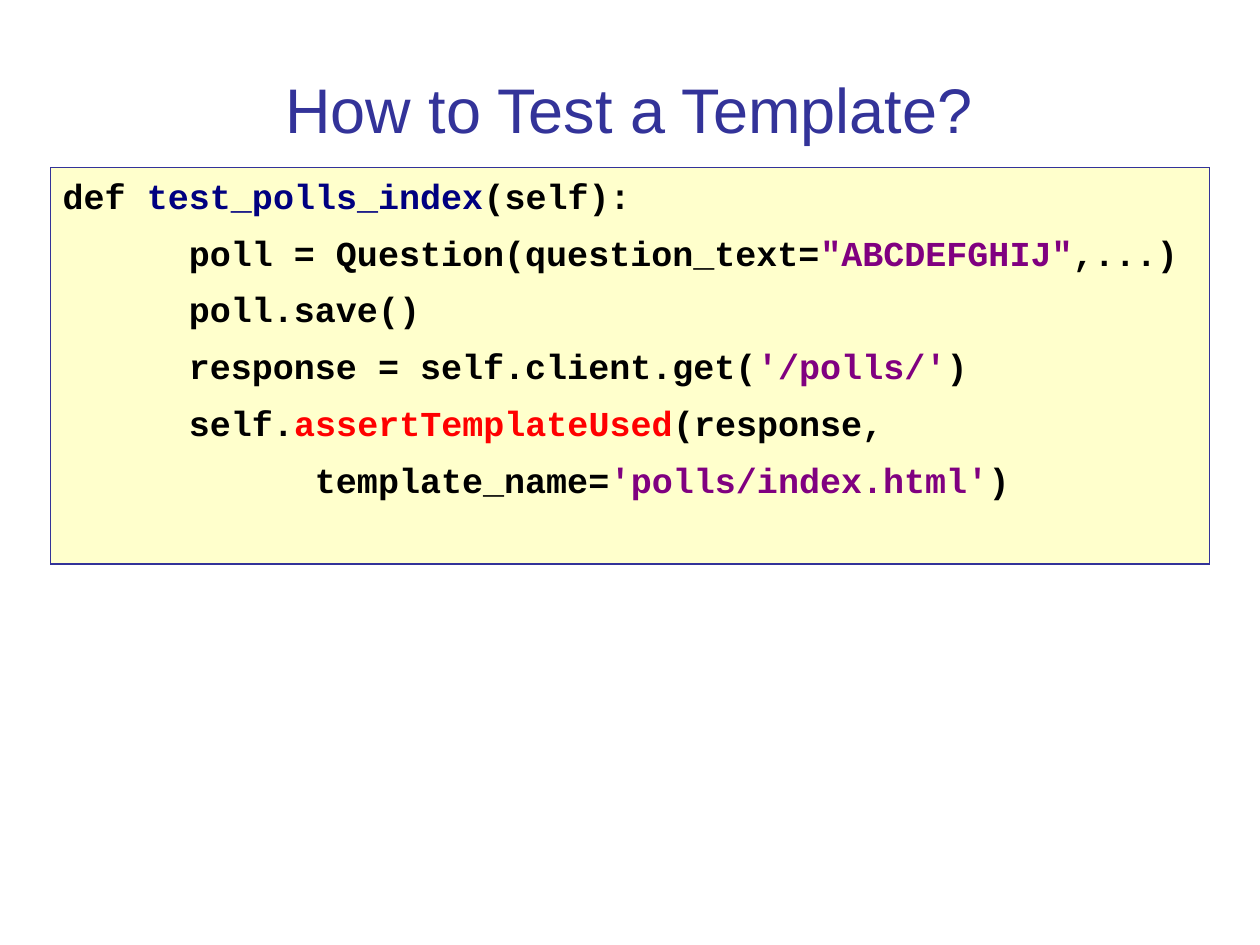
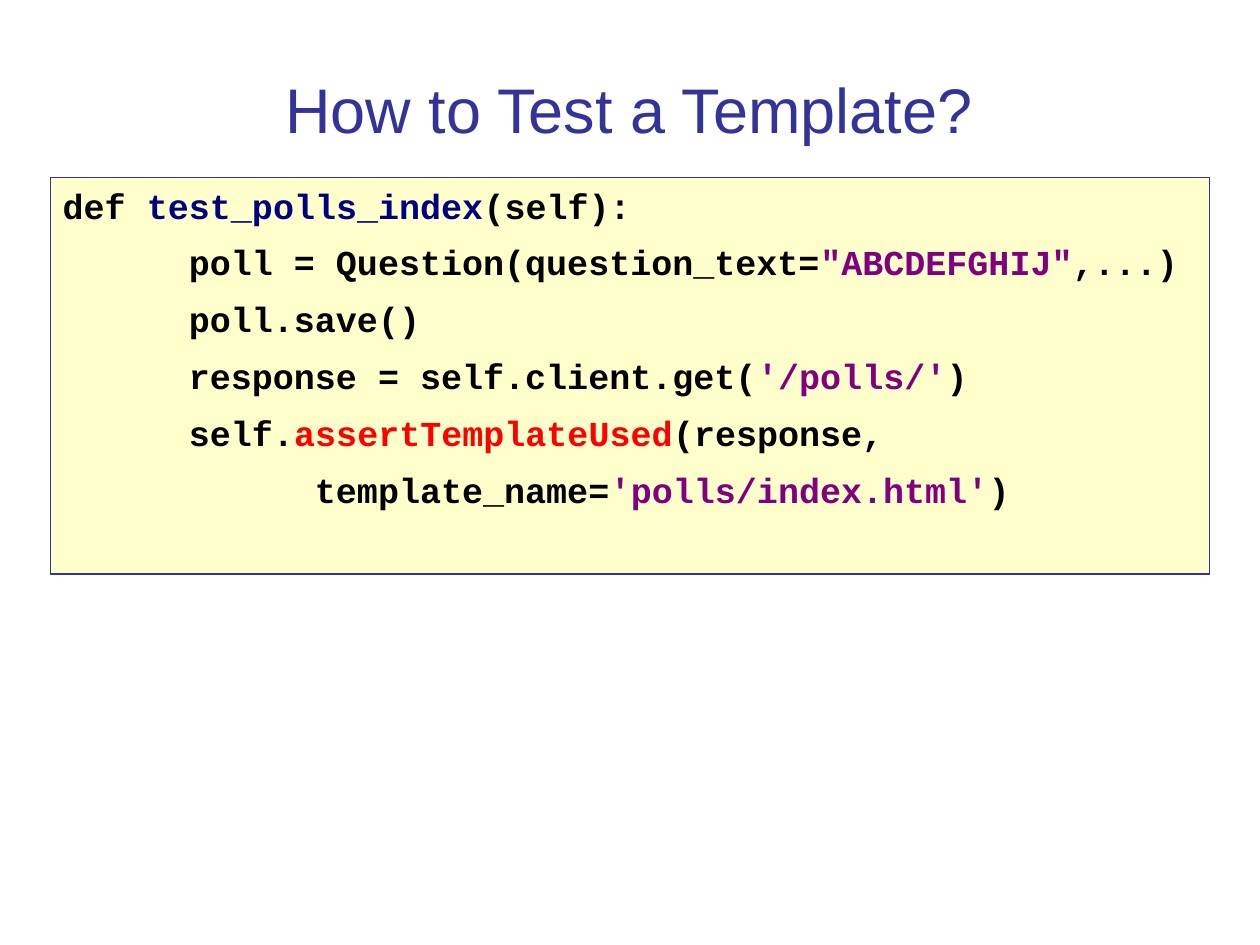
Before and after one commit to cpske/ISP, a slide deck: slide 15 of testing/WebTesting.ppt. Drawn at 1260x945 pixels with LibreOffice and Linux fonts; fonts in the diff are those of the drawing. Boxes give left, top, right and bottom in pixels: in the first picture for what was removed or moved away, otherwise in the second. Text is boxed around its words. In the diff, an @@ line names an element or a change of style, - is before the commit and + after.

```diff
--- a/testing/WebTesting.ppt
+++ b/testing/WebTesting.ppt
@@ rectangle "def test_polls_index(self):" moved from (x1=50, y1=168, x2=1210, y2=564) to (x1=50, y1=178, x2=1210, y2=575) @@
```
Also in this commit, not shown: 7 other slides changed, 3 slides added, 11 slides removed, 5 other files.
